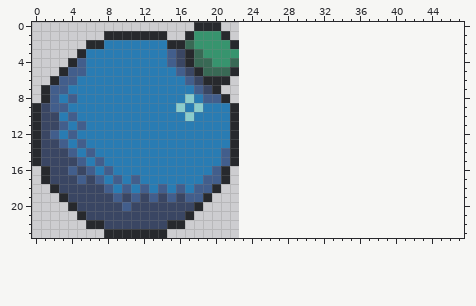
Two versions of one pixel-art sprite, sprites/Blueberry_UI.png. Above, as it was before the edit.
The file is 24x24 pixels. The old version is drawn lined up with the new one, on the new canvas.
After the commit:
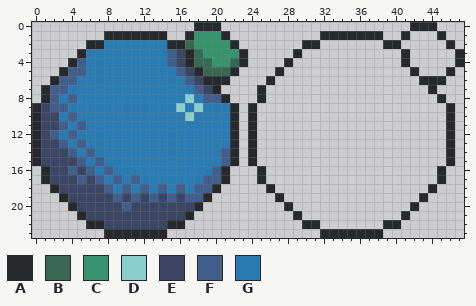
Palette (. is transparent): A #27292d  B #396955  C #37946e  D #8bcccc  E #3a4663  F #425e8c  G #297cb3
Diff:
canvas 24x24 -> 48x24, the old top-left corner now at -1,0 (the part of the old canvas that was cut away was empty and is not shown)
@@ x 21..47 @@
- 0 ...........................
- 1 A..........................
- 2 CA.........................
- 3 CC.........................
- 4 CB.........................
- 5 BA.........................
- 6 A..........................
- 7 ...........................
- 8 A..........................
- 9 GA.........................
-10 GA.........................
-11 GA.........................
-12 GA.........................
-13 GA.........................
-14 FA.........................
-15 FA.........................
-16 A..........................
-17 A..........................
-18 ...........................
-19 ...........................
-20 ...........................
-21 ...........................
-22 ...........................
-23 ...........................
+ 0 .....................AAA...
+ 1 A..........AAAAAAA..A...A..
+ 2 CA.......AA.......AA.....A.
+ 3 CCA.....A...........A.....A
+ 4 CBA....A............A.....A
+ 5 BA....A..............A...A.
+ 6 A....A................AAA..
+ 7 ....A..................A...
+ 8 A...A...................A..
+ 9 GA.A.....................A.
+10 GA.A.....................A.
+11 GA.A.....................A.
+12 GA.A.....................A.
+13 GA.A.....................A.
+14 FA.A.....................A.
+15 FA.A.....................A.
+16 A...A...................A..
+17 A...A...................A..
+18 .....A.................A...
+19 ......A...............A....
+20 .......A.............A.....
+21 ........A...........A......
+22 .........AA.......AA.......
+23 ...........AAAAAAA.........
